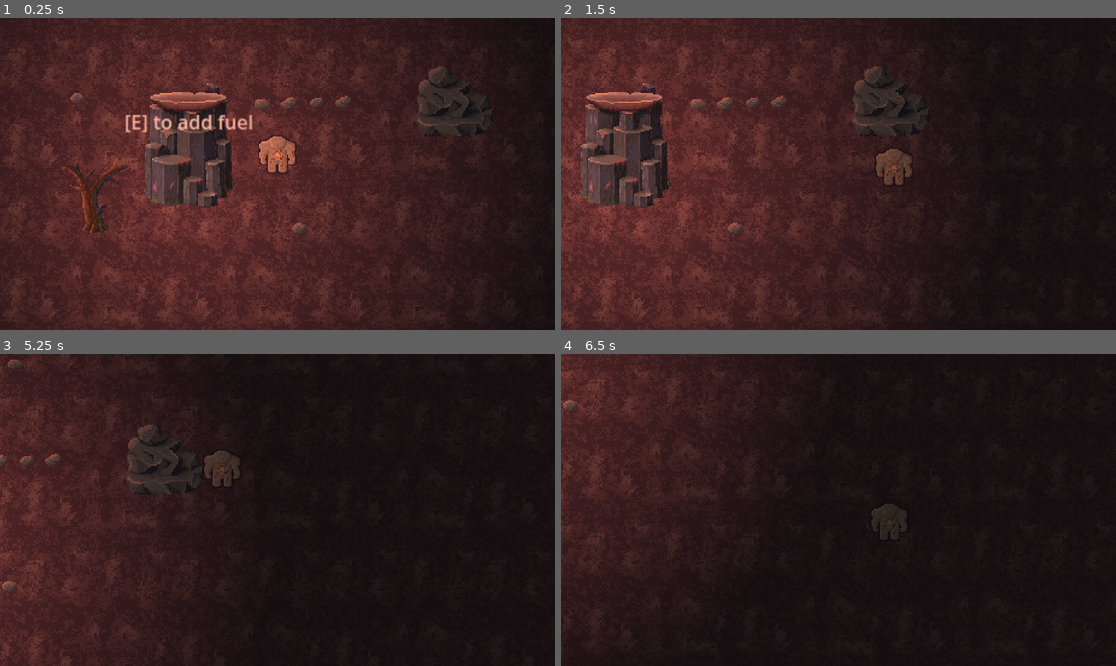
Above: before the commit, frames 1-4 (two rows, left to right).
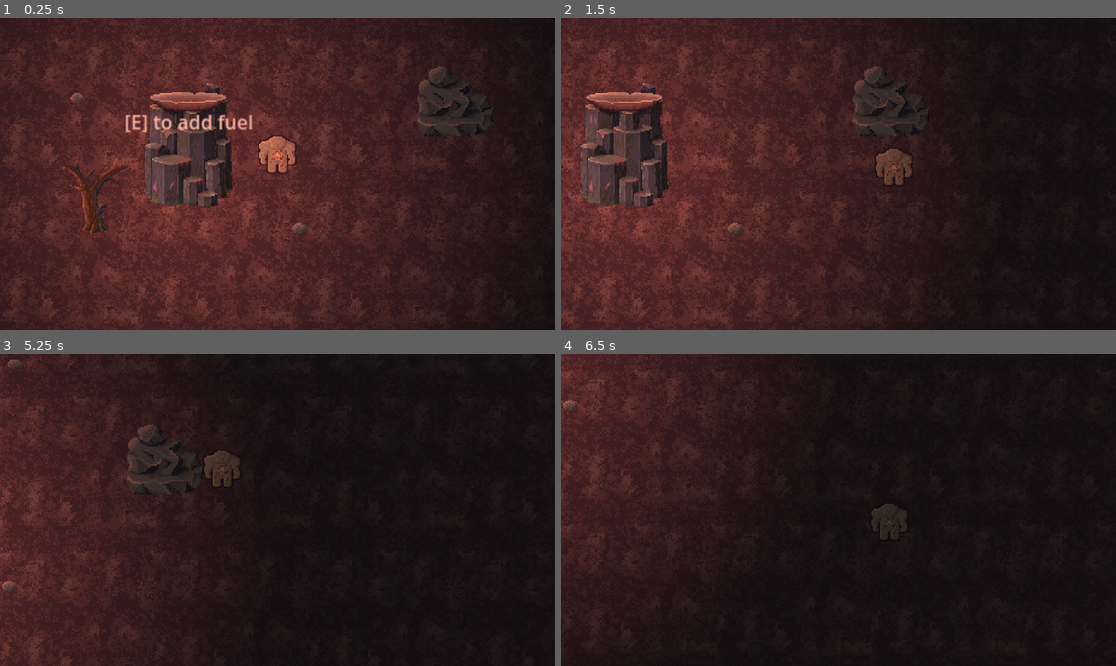
Above: after the commit, the same moments.

Repository: ShadowDragon5/eclipse
Game: Godot game, scene res://scenes/world.tscn
The game is run twice, just before and just after one commit, with the same random seed, the same clock (stepped at 60 frames per second) and the same inputs.
Inputs (mouse positions are in pixels of both pictures, inside the frame that each line leads up to):
- Up to frame 1 (0.25 s): no input
- Up to frame 2 (1.5 s): tap Enter at 0.5 s; move the mouse to (960, 158) at 0.52 s; hold Right (ui_right) 0.53-1.28 s; hold E (interact) 0.53-1.28 s; click (960, 158) at 0.67 s; move the mouse to (727, 189) at 1.27 s; hold Down (ui_down) from 1.28 s (still down); tap E (interact) at 1.35 s
- Up to frame 3 (5.25 s): move the mouse to (333, 441) at 2.02 s; release Down (ui_down) at 2.03 s; hold Right (ui_right) 2.03-2.78 s; hold E (interact) 2.03-2.78 s; move the mouse to (249, 572) at 2.77 s; hold Up (ui_up) 2.78-3.53 s; tap E (interact) at 2.85, 4.35 s; click (249, 572) at 2.92 s; move the mouse to (444, 556) at 3.52 s; hold E (interact) 3.53-4.28 s; hold Left (ui_left) 3.53-5.03 s; move the mouse to (111, 463) at 4.27 s; move the mouse to (305, 510) at 5.02 s; hold Down (ui_down) from 5.03 s (still down); hold E (interact) from 5.03 s (still down); click (305, 510) at 5.17 s
- Up to frame 4 (6.5 s): move the mouse to (755, 432) at 5.77 s; release Down (ui_down) at 5.78 s; release E (interact) at 5.78 s; hold Right (ui_right) from 5.78 s (still down); tap E (interact) at 5.85 s

The runs differ from the first frame. In frame 1, 0.2% of the frame differs, in the area x 45-64%, y 24-30%; in frame 2, 0.2%, in the area x 23-41%, y 24-30%; in frame 3, 0.1%; in frame 4, nothing differs.

Commit message:
Update world.tscn
Removed some pebbles

Diff:
--- a/scenes/world.tscn
+++ b/scenes/world.tscn
@@ -70,20 +70,9 @@
 [node name="Pebble3" parent="." instance=ExtResource("6_2oify")]
 position = Vector2(97, -148)
 
-[node name="Pebble4" parent="." instance=ExtResource("6_2oify")]
-position = Vector2(61, -67)
-
-[node name="Pebble5" parent="." instance=ExtResource("6_2oify")]
-position = Vector2(83, -67)
-
-[node name="Pebble6" parent="." instance=ExtResource("6_2oify")]
-position = Vector2(106, -68)
-
-[node name="Pebble7" parent="." instance=ExtResource("6_2oify")]
-position = Vector2(128, -68)
+[node name="Boulder" parent="." instance=ExtResource("8_0odco")]
+position = Vector2(221, -36)
 
 [node name="DirectionalLight2D" type="DirectionalLight2D" parent="."]
 energy = 0.75
 blend_mode = 1
-[node name="Boulder" parent="." instance=ExtResource("8_0odco")]
-position = Vector2(221, -36)
Not shown: 1 places in scenes/world.tscn that only renumber resources
